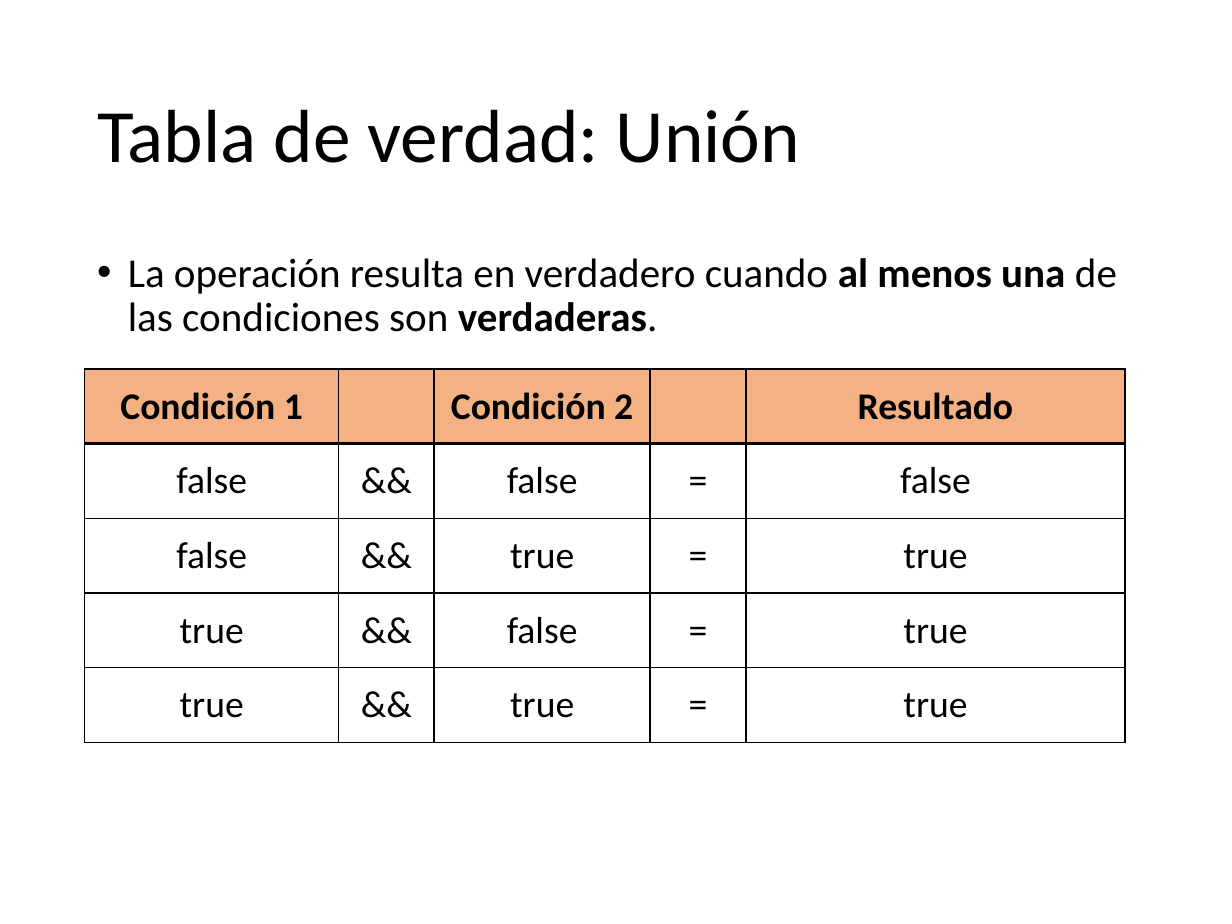
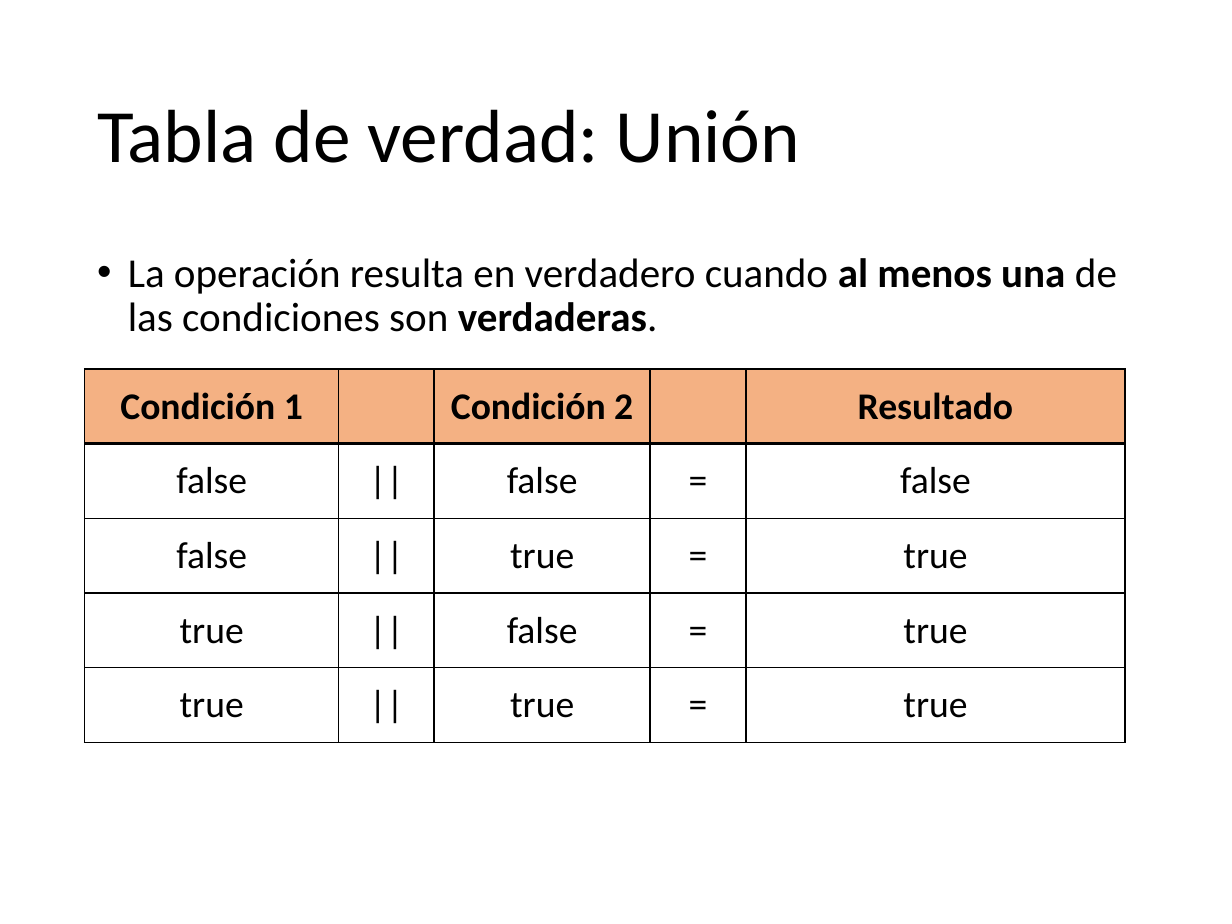
Before and after one commit to tongacapo2006/Curso_Ingreso, a slide deck: slide 16 of Clases/[2] Lógica y Control de Flujo.pptx. Drawn at 1232x924 pixels with LibreOffice and Linux fonts; fonts in the diff are those of the drawing. Boxes give left, top, right and bottom in pixels: in the first picture for what was removed or moved away, otherwise in the second. Text is boxed around its words. In the diff, an @@ line names an element or a change of style, - is before the commit and + after.

```diff
--- a/Clases/[2] Lógica y Control de Flujo.pptx
+++ b/Clases/[2] Lógica y Control de Flujo.pptx
@@ table at [85,368,1126,742] @@
-row 2, column 2: &&
+row 2, column 2: ||
-row 3, column 2: &&
+row 3, column 2: ||
-row 4, column 2: &&
+row 4, column 2: ||
-row 5, column 2: &&
+row 5, column 2: ||
```
Also in this commit, not shown: 5 other slides changed, 1 other file.
